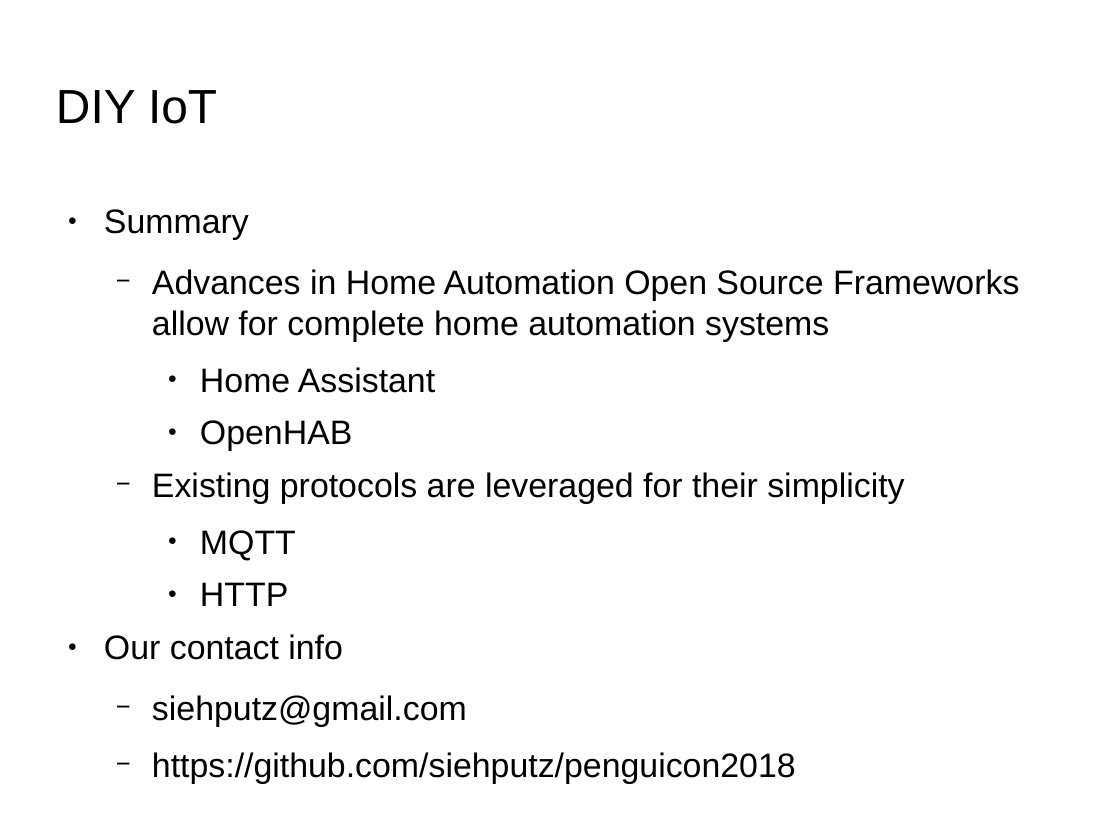
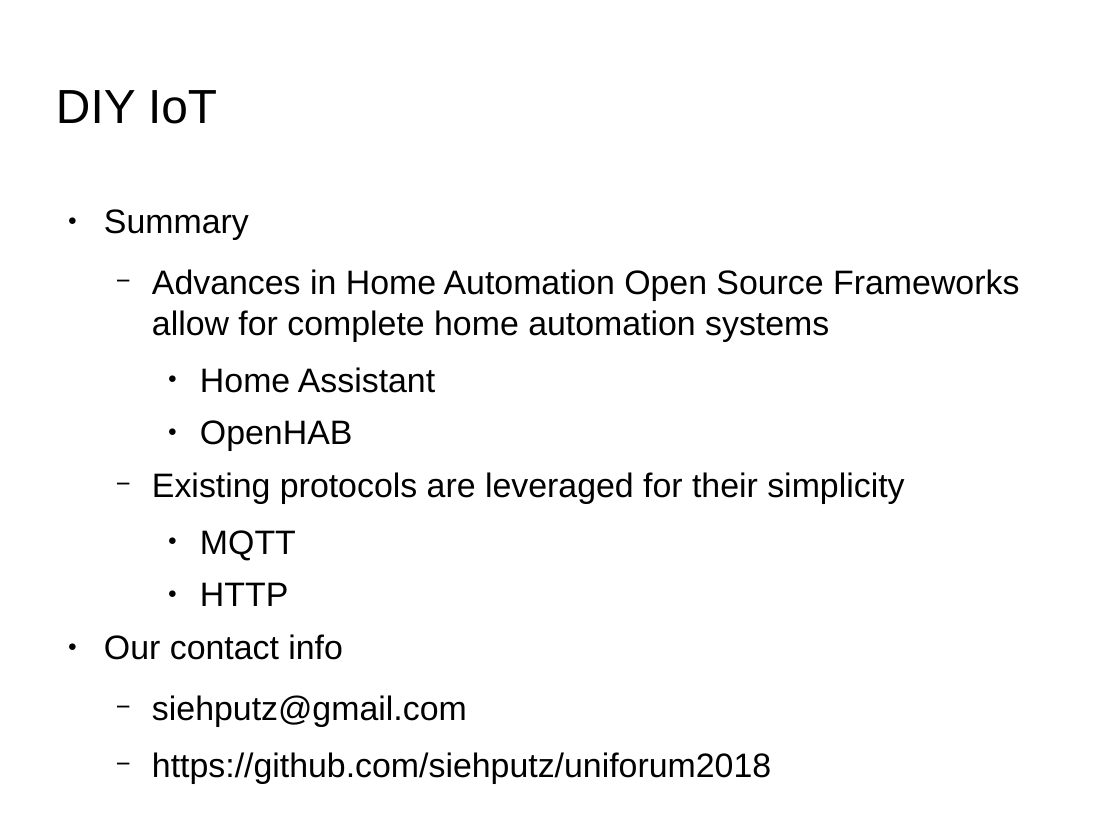
Before and after one commit to siehputz/uniforum2018, a slide deck: slide 39 of diy-iot-uniforum.odp. Drawn at 1120x840 pixels with LibreOffice and Linux fonts; fonts in the diff are those of the drawing; background and template pictures are left out. Boxes give left, top, right and bottom in pixels: in the first picture for what was removed or moved away, otherwise in the second. Text is boxed around its words. In the diff, an @@ line names an element or a change of style, - is before the commit and + after.

Commit message:
Corrected github address

```diff
--- a/diy-iot-uniforum.odp
+++ b/diy-iot-uniforum.odp
@@ text at bbox=[152, 752, 771, 783]: text changed @@
-  − https://github.com/siehputz/penguicon2018
+  − https://github.com/siehputz/uniforum2018
```
